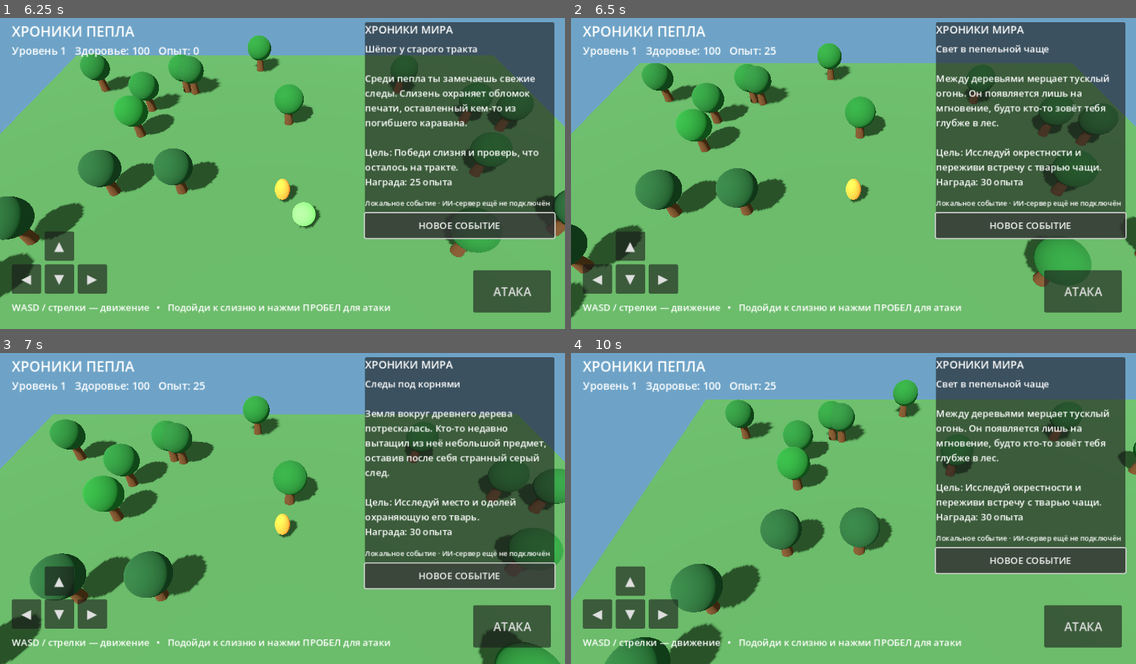
Above: before the commit, frames 1-4 (two rows, left to right).
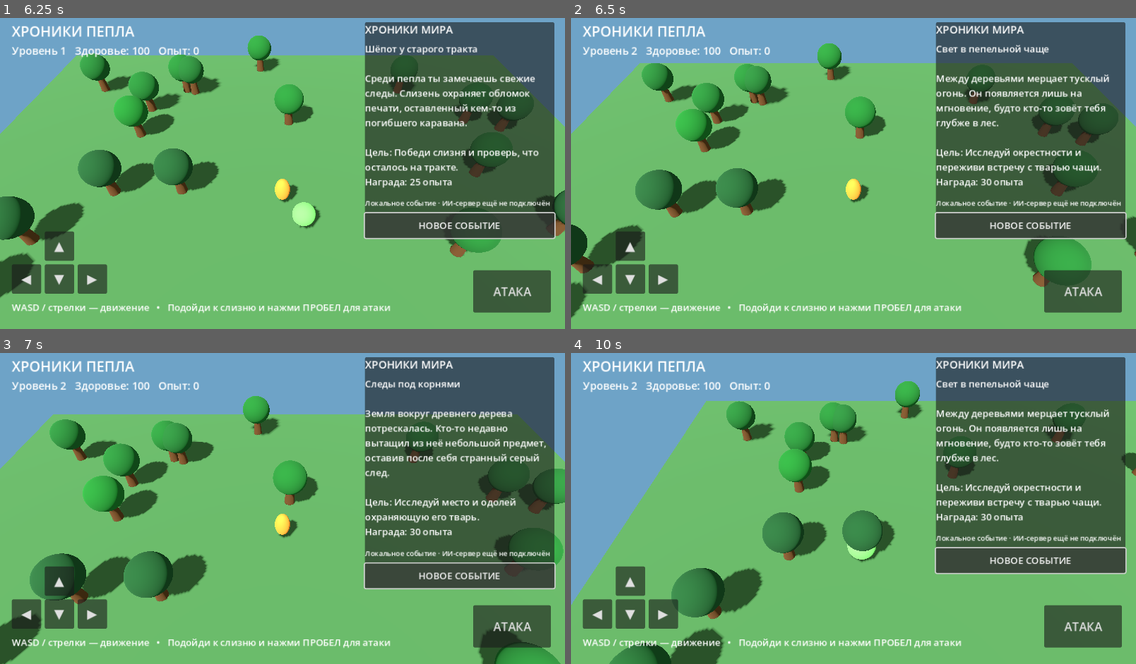
Above: after the commit, the same moments.

Repository: DarknessRus/ChroniclesOfAsh
Game: Godot game, scene res://scenes/world.tscn
Same seed, same stepped clock (60 frames per second), same inputs: the game is played once before the commit and once after it.
Inputs:
- Up to frame 1 (6.25 s): click "АТАКА" at 0.5 s; click "▲" at 1.25 s; click "▼" at 2 s; click "◀" at 2.75 s; click "▶" at 3.5 s; click "НОВОЕ СОБЫТИЕ" at 4.25 s; click "НОВОЕ СОБЫТИЕ" at 5 s; tap Enter (ui_accept) at 5.75, 5.85, 6.02 s; hold Up (ui_up) from 5.78 s (still down)
- Up to frame 2 (6.5 s): keep holding Up (ui_up); tap Enter (ui_accept) at 6.32 s
- Up to frame 3 (7 s): keep holding Up (ui_up); tap Enter (ui_accept) at 6.6, 6.77 s
- Up to frame 4 (10 s): tap Enter (ui_accept) at 7.07, 7.35, 8.1, 8.27, 8.57, 8.85, 9.02, 9.32, 9.6, 9.77 s; release Up (ui_up) at 7.28 s; hold Left (ui_left) 7.28-8.78 s; hold Down (ui_down) 8.78-9.53 s; hold Right (ui_right) from 9.53 s (still down)

Frame 1 is identical in both runs. In frame 2, less than 0.1% of the frame differs, in the area x 10-37%, y 9-12%; in frame 3, less than 0.1%; in frame 4, 3.9%, in the area x 0-100%, y 8-100%.

Commit message:
Notify story system when an enemy is defeated

Diff:
--- a/scripts/player.gd
+++ b/scripts/player.gd
@@ -86,3 +86,4 @@
                 experience -= level * 50
                 level += 1
             get_parent().update_status(level, health, experience)
+            get_parent().on_enemy_defeated("slime")
